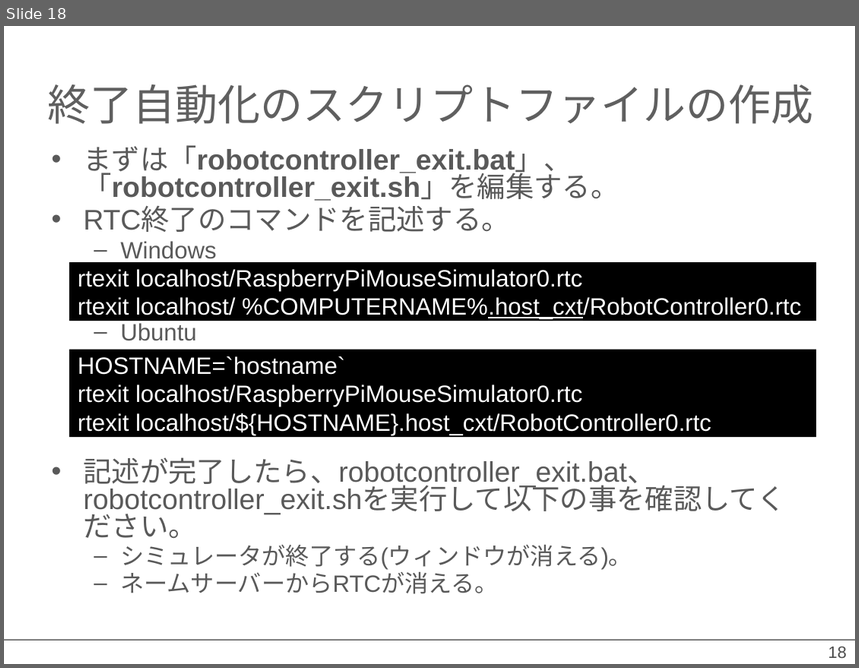
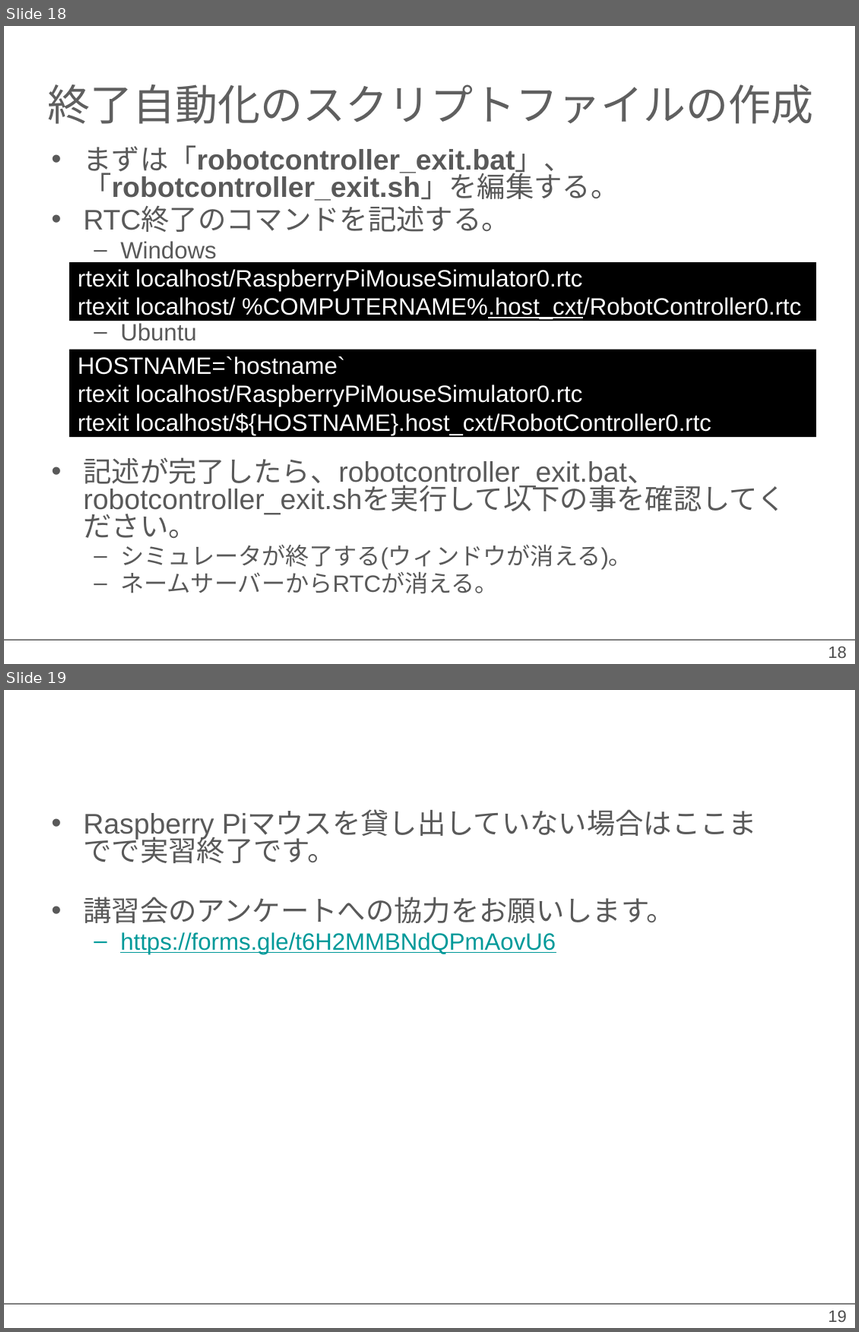
Before and after one commit to OpenRTM/RTM_Tutorial, a slide deck: ppt/rtshell入門.pptx. Shown one above the other, each under a label of ours: slide 18 before the commit, slides 18 and 19 after it. The pictures are 859x668 and 859x1332 pixels, drawn with LibreOffice and Linux fonts; fonts in the diff are those of the drawing; background and template pictures are left out. Boxes give left, top, right and bottom in pixels: in the first picture for what was removed or moved away, otherwise in the second. Text is boxed around its words. In the diff, an @@ line names an element or a change of style, - is before the commit and + after.

```diff
--- a/ppt/rtshell入門.pptx
+++ b/ppt/rtshell入門.pptx
@@ slide 19 added at box(4, 690, 855, 1328), background #FFFFFF; not listed: 1 template element that a slide beside it also shows @@
@@ text added at box(83, 813, 675, 954), 24 pt, text #595959 @@
+• Raspberry Piマウスを貸し出していない場合はここまでで実習終了です。
+• 講習会のアンケートへの協力をお願いします。
+  – https://forms.gle/t6H2MMBNdQPmAovU6
@@ page number added at box(829, 1311, 847, 1322), 14 pt, text #4D4D4D @@
+19
```
Also in this commit, not shown: 13 other files.
